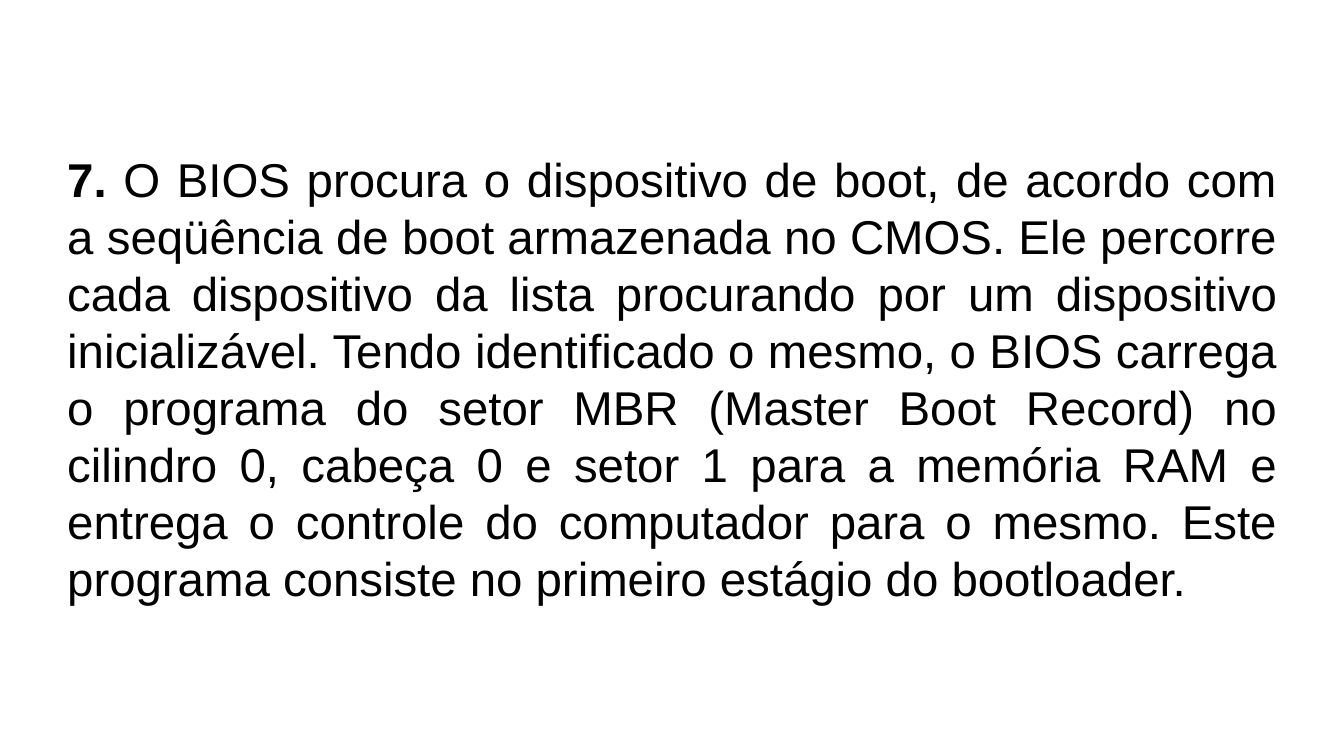
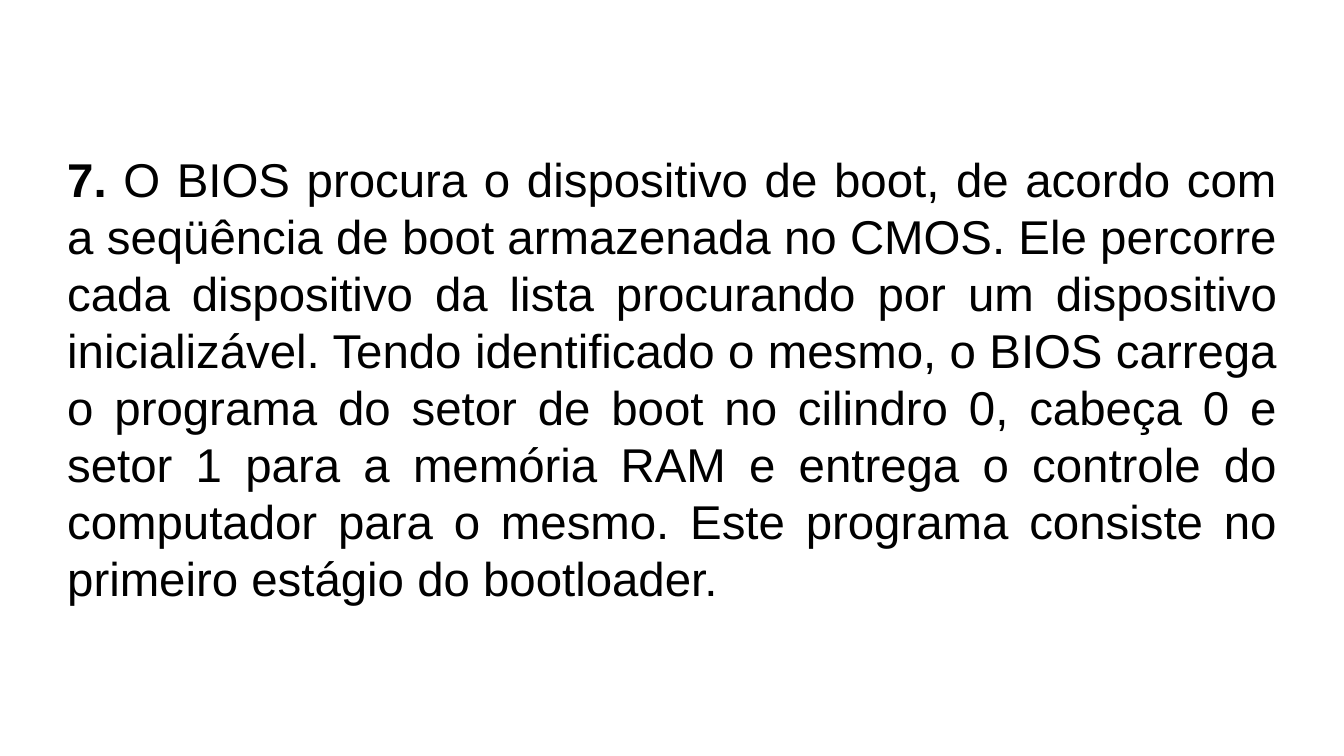
Before and after one commit to LeandroApAlmeida/Bootloader, a slide deck: slide 9 of doc/Fakenix.odp. Drawn at 1344x756 pixels with LibreOffice and Linux fonts; fonts in the diff are those of the drawing. Boxes give left, top, right and bottom in pixels: in the first picture for what was removed or moved away, otherwise in the second. Text is boxed around its words. In the diff, an @@ line names an element or a change of style, - is before the commit and + after.

```diff
--- a/doc/Fakenix.odp
+++ b/doc/Fakenix.odp
@@ text at box(67, 162, 1277, 605): text changed @@
-7. O BIOS procura o dispositivo de boot, de acordo com a seqüência de boot armazenada no CMOS. Ele percorre cada dispositivo da lista procurando por um dispositivo inicializável. Tendo identificado o mesmo, o BIOS carrega o programa do setor MBR (Master Boot Record) no cilindro 0, cabeça 0 e setor 1 para a memória RAM e entrega o controle do computador para o mesmo. Este programa consiste no primeiro estágio do bootloader.
+7. O BIOS procura o dispositivo de boot, de acordo com a seqüência de boot armazenada no CMOS. Ele percorre cada dispositivo da lista procurando por um dispositivo inicializável. Tendo identificado o mesmo, o BIOS carrega o programa do setor de boot no cilindro 0, cabeça 0 e setor 1 para a memória RAM e entrega o controle do computador para o mesmo. Este programa consiste no primeiro estágio do bootloader.
```
Also in this commit, not shown: 9 other slides changed, 1 other file.
